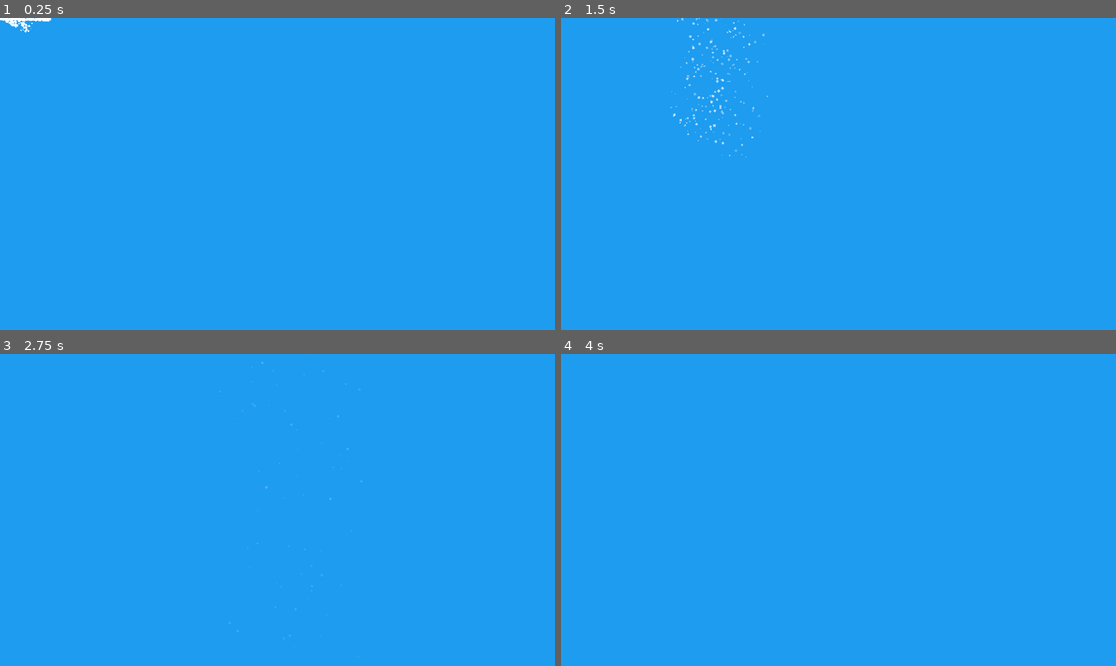
Above: before the commit, frames 1-4 (two rows, left to right).
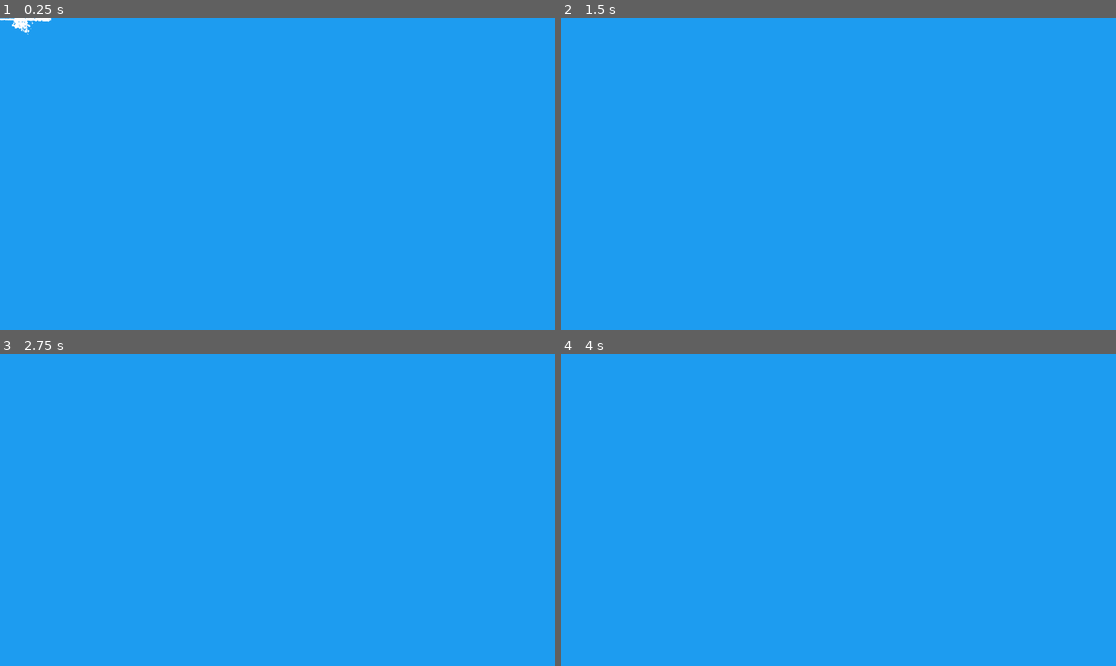
Above: after the commit, the same moments.

Repository: a0fefd/blobs-with-guns-remastered
Game: Godot game, scene res://scenes/blobs/blob_gore.tscn
The game is run twice, just before and just after one commit, with the same random seed, the same clock (stepped at 60 frames per second) and the same inputs. This scene is started directly instead of the project's main scene.
Inputs (mouse positions are in pixels of both pictures, inside the frame that each line leads up to):
- Up to frame 1 (0.25 s): no input
- Up to frame 2 (1.5 s): move the mouse to (960, 158) at 0.52 s; press the mouse at (960, 158) at 0.53 s; move the mouse to (727, 189) at 1.27 s; release the mouse at (727, 189) at 1.28 s; tap F (focus) at 1.35 s
- Up to frame 3 (2.75 s): move the mouse to (333, 441) at 2.02 s; tap Mouse wheel up (next_gun) at 2.1 s
- Up to frame 4 (4 s): move the mouse to (810, 572) at 2.77 s; tap Mouse wheel down (prev_gun) at 2.85 s; tap Enter at 3.5 s; move the mouse to (1005, 556) at 3.52 s; press the mouse at (1005, 556) at 3.53 s

The runs differ from the first frame. In frame 1, less than 0.1% of the frame differs, in the area x 0-7%, y 0-6%; in frame 2, 0.4%, in the area x 19-38%, y 0-45%; in frame 3, less than 0.1%; in frame 4, nothing differs.

Commit message:
Update blob_gore.tscn

Diff:
--- a/scenes/blobs/blob_gore.tscn
+++ b/scenes/blobs/blob_gore.tscn
@@ -5,7 +5,6 @@
 
 [sub_resource type="Animation" id="Animation_ojjcv"]
 resource_name = "go"
-length = 3.0
 tracks/0/type = "value"
 tracks/0/imported = false
 tracks/0/enabled = true
@@ -70,7 +69,6 @@
 [node name="WideSpray" type="CPUParticles2D" parent="."]
 emitting = false
 amount = 300
-lifetime = 3.0
 one_shot = true
 explosiveness = 0.9
 randomness = 1.0
